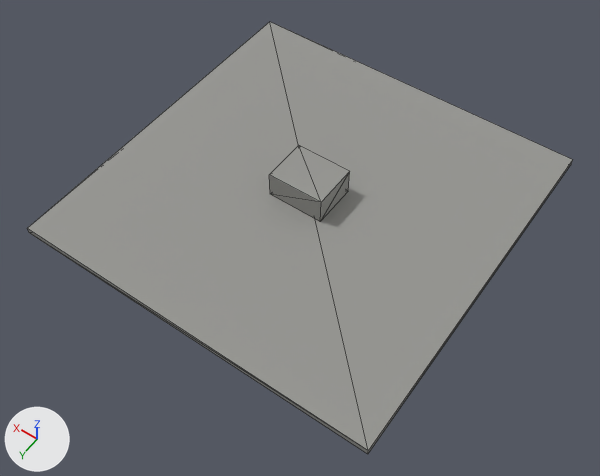
The glTF model assets/models/buildings/tw_slab_32_crown_lod1.glb as it was, and as the next commit left it.
The view is the same before and after, from a 50 mm lens placed at (-25.5, 37.0, 52.0), pointed at (-1.6, 3.5, -0.6). Every picture has the same lights, and +X, +Y and +Z are marked at lower left. The older version comes first. Mesh edges are drawn as thin lines. Vertices at exactly the same position are counted once.

In view in the first picture: 'tw_slab_32_crown_lod1'.
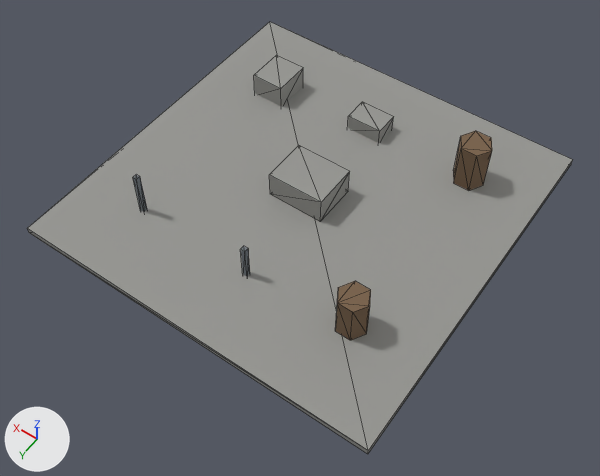
Location of each change, (x1, y1, x2, y2) in pixels of the pictures (600 x 476 px):
part 1 of me_tw_slab_32_crown_lod1, added (brown)
    after: (453, 131, 492, 191)
part 2 of me_tw_slab_32_crown_lod1, added (brown)
    after: (335, 281, 371, 340)
part 3 of me_tw_slab_32_crown_lod1, added
    after: (133, 174, 147, 212)
part 4 of me_tw_slab_32_crown_lod1, added
    after: (240, 246, 250, 276)
part 5 of me_tw_slab_32_crown_lod1, added
    after: (254, 55, 303, 106)
part 6 of me_tw_slab_32_crown_lod1, added
    after: (348, 102, 393, 143)

Patch to the scene script:
```diff
--- a/assets/models/buildings/tw_slab_32_crown_lod1.glb.py
+++ b/assets/models/buildings/tw_slab_32_crown_lod1.glb.py
@@ img_palette @@
+img_palette = load_image('palette', '_unpacked/palette', 64, 128, 'sRGB')
@@ mat_palette @@
+mat_palette = principled_material('palette')
+mat_palette.texture = img_palette
+mat_palette.roughness = 0.9
@@ me_tw_slab_32_crown_lod1 @@
 # used by ob_tw_slab_32_crown_lod1; location = (0.0, 0.0, 0.0)
-me_tw_slab_32_crown_lod1.from_pydata(...)  # 16 vertices, 24 faces; spans x -16.0..16.0, y -16.0..16.0, z 0.0..3.0
+me_tw_slab_32_crown_lod1.from_pydata(...)  # 72 vertices, 112 faces; spans x -16.0..16.0, y -16.0..16.0, z 0.0..4.7
+# me_tw_slab_32_crown_lod1 part 1: a new loose piece, a 6-sided cylinder along z spanning x -11.2..-8.4, y -10.2..-7.8, z 0.6..4.7, in mat_palette (picture img_palette)
+# me_tw_slab_32_crown_lod1 part 2: a new loose piece, a 6-sided cylinder along z spanning x -11.1..-8.5, y 7.5..9.7, z 0.6..4.3, in mat_palette (picture img_palette)
+# me_tw_slab_32_crown_lod1 part 3: a new loose piece, a box spanning x 9.6..10.0, y 9.0..9.4, z 0.3..4.5, in mat_palette (picture img_palette)
+# me_tw_slab_32_crown_lod1 part 4: a new loose piece, a box spanning x -1.0..-0.6, y 9.2..9.6, z 0.3..3.7, in mat_palette (picture img_palette)
+# me_tw_slab_32_crown_lod1 part 5: a new loose piece, a box spanning x 7.9..10.9, y -10.3..-6.9, z 0.3..2.7, in mat_palette_c (picture img_palette_c)
+# me_tw_slab_32_crown_lod1 part 6: a new loose piece, a box spanning x -1.6..1.6, y -10.3..-8.1, z 0.3..2.0, in mat_palette_c (picture img_palette_c)
 me_tw_slab_32_crown_lod1.materials.append(mat_palette_c)
+me_tw_slab_32_crown_lod1.materials.append(mat_palette)  # picture img_palette
```
